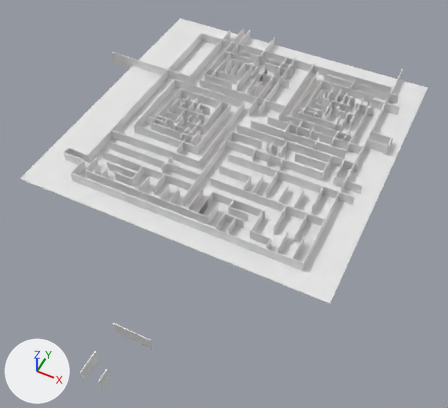
An edit to the Blender file models/maze/blender/maze.blend, drawn before and after from the same camera.
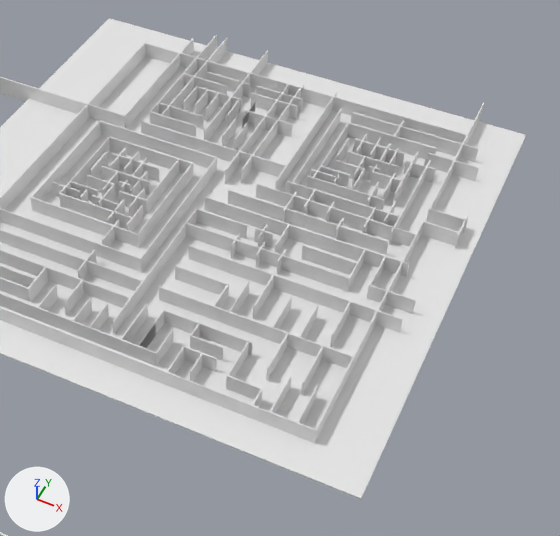
There are two pictures of each version: one whole from a camera (50 mm lens) standing at (142.0, -139.0, 180.0) and looking at (66.0, 13.0, -11.0), one close up on the part from 26% to 100% of the width and 2% to 80% of the height. The axes (+X, +Y, +Z) are drawn at lower left. The lights are the same throughout. Materials are left out; every surface is plain grey.
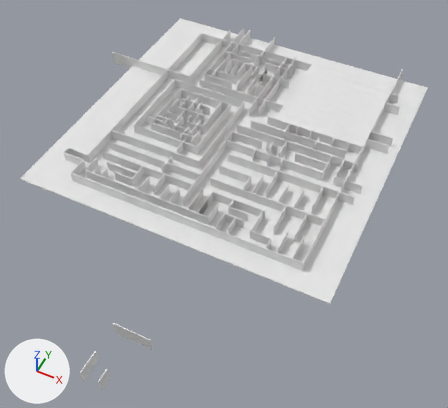
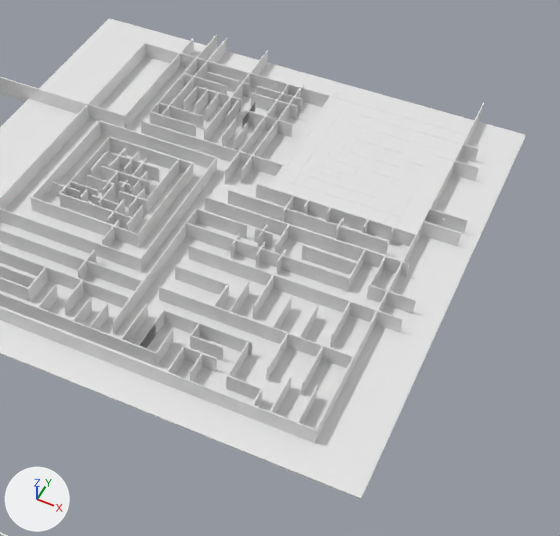
Diff of the bpy script that builds the scene:
```diff
--- a/models/maze/blender/maze.blend.py
+++ b/models/maze/blender/maze.blend.py
@@ ob_cube_115 @@
 ob_cube_115 = bpy.data.objects.new('Cube.115', me_cube_129)
-ob_cube_115.location = (118.3, 65.4, 0.0)
-ob_cube_115.rotation_euler = (-1.571, 0.0, 0.0)  # degrees (-90, 0, 0)
-ob_cube_115.scale = (0.163, 2.94, 4.1)
+ob_cube_115.location = (89.1, 79.6, 2.7)
+ob_cube_115.rotation_euler = (0.0, 1.571, 0.0)  # degrees (0, 90, 0)
+ob_cube_115.scale = (0.163, 23.0, 20.0)
```

Boxes (x1, y1, x2, y2) around the edits, measured in the close-ups (560 x 536 px):
'Cube.115', moved, turned, rescaled
    before: (454, 215, 468, 248)
    after: (268, 93, 468, 236)
'Cube.048', unchanged, covered by the edit
    before: (297, 86, 466, 143)
    after: (297, 86, 466, 135)
'Cube.147', unchanged, covered by the edit
    before: (351, 112, 479, 162)
    after: (352, 112, 479, 162)
'Cube.144', unchanged, covered by the edit
    before: (285, 181, 400, 227)
    after: (287, 181, 400, 217)
